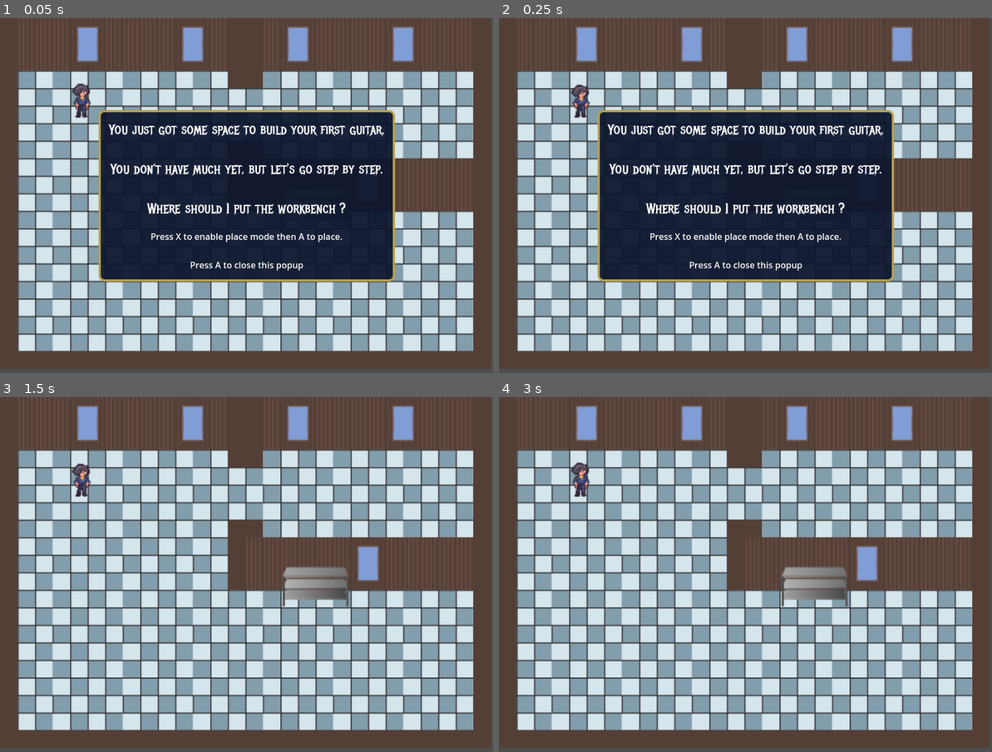
Above: before the commit, frames 1-4 (two rows, left to right).
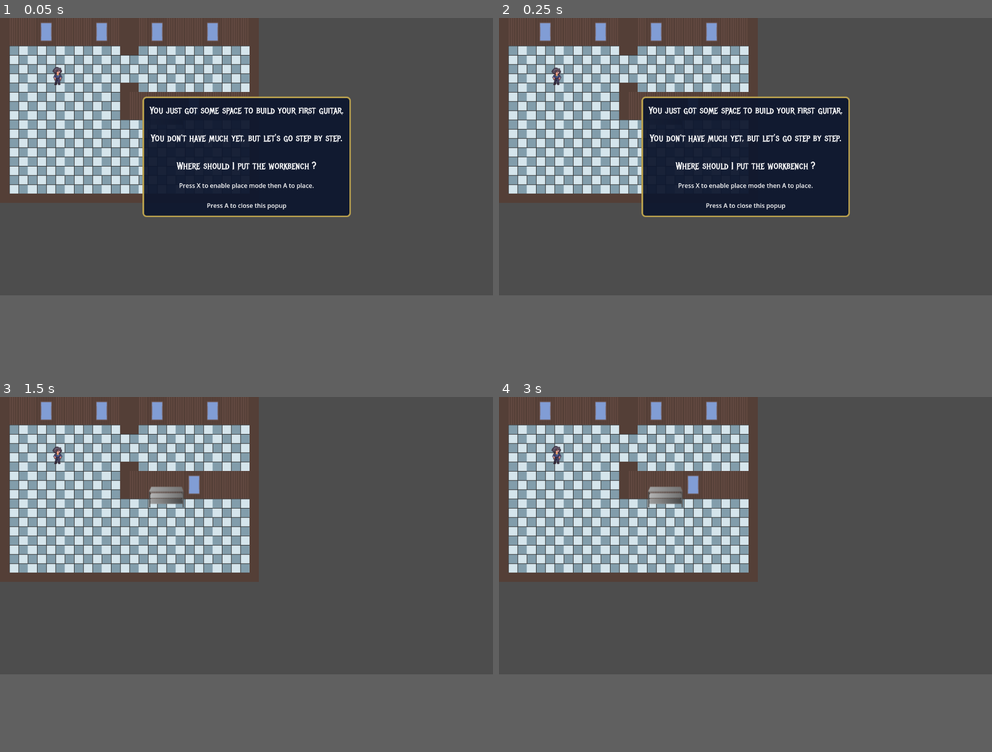
Above: after the commit, the same moments.

Repository: vince-bourgmayer/MyMusicalWorkbench
Game: Godot game, scene res://src/Game.tscn
Same seed, same stepped clock (60 frames per second), same inputs: the game is played once before the commit and once after it. The engine's default icon, where the game draws it, is replaced by a stand-in: a white triangle on a blue panel in a dark square.
Inputs:
- Up to frame 1 (0.05 s): no input
- Up to frame 2 (0.25 s): no input
- Up to frame 3 (1.5 s): tap X at 0.5 s; tap Enter (ui_accept) at 0.77, 1.25 s
- Up to frame 4 (3 s): tap Enter (ui_accept) at 1.52 s
In our replay, the window is 800x576 before the commit and 800x450 after it. These sizes can differ from the game's own. Grey fills any space a smaller window leaves; there, only what the larger window draws over its background counts as a difference.

The runs differ from the first frame. In frame 1, 63% of the frame differs, in the area x 1-96%, y 0-94%; in frame 2, 63%; in frame 3, 66%; in frame 4, 66%.

Commit message:
chore: set the windows size to 1280x720 and change scale of workshopGame
issue #20

Diff:
--- a/project.godot
+++ b/project.godot
@@ -17,7 +17,8 @@
 
 [display]
 
-window/size/viewport_width=900
+window/size/viewport_width=1280
+window/size/viewport_height=720
 
 [input]
 
--- a/src/Game.tscn
+++ b/src/Game.tscn
@@ -12,6 +12,7 @@
 anchor_mode = 0
 
 [node name="WorkshopGame" parent="." instance=ExtResource("3_lqjwq")]
+scale = Vector2(1.5, 1.5)
 
 [node name="UI" type="CanvasLayer" parent="."]
 
--- a/src/workshop_game/Workshop.tscn
+++ b/src/workshop_game/Workshop.tscn
@@ -188,18 +188,15 @@
 script = ExtResource("1_y5cph")
 
 [node name="TileMapLayer_ground" type="TileMapLayer" parent="."]
-scale = Vector2(2, 2)
 tile_map_data = PackedByteArray("AAAAAAAAAAABAAEAAAABAAAAAAABAAEAAAACAAAAAAABAAEAAAADAAAAAAABAAEAAAAEAAAAAAABAAEAAAAFAA …(480 unchanged characters)…
 tile_set = SubResource("TileSet_tvkxc")
 collision_enabled = false
 
 [node name="TileMapLayer_wall" type="TileMapLayer" parent="."]
-scale = Vector2(2, 2)
 tile_map_data = PackedByteArray("AAAAAAAAAAAAAAEAAAABAAAAAAAAAAAAAAACAAAAAAAAAAAAAAADAAAAAAAAAAAAAAAEAAAAAAADAAAAAwAFAA …(2960 unchanged characters)…
 tile_set = SubResource("TileSet_dq5wt")
 
 [node name="TileMapLayer_tools" type="TileMapLayer" parent="."]
-scale = Vector2(2, 2)
 tile_map_data = PackedByteArray("AAAEAAoAAQAAAAAAAAA=")
 tile_set = SubResource("TileSet_1l6e7")
 
--- a/src/workshop_game/WorkshopGame.tscn
+++ b/src/workshop_game/WorkshopGame.tscn
@@ -13,7 +13,7 @@
 [node name="Player" parent="." instance=ExtResource("2_7dfru")]
 top_level = true
 position = Vector2(150, 150)
-scale = Vector2(2, 2)
+scale = Vector2(1.5, 1.5)
 
 [node name="ToolPlaceholder" parent="." instance=ExtResource("3_b456t")]
 visible = false
